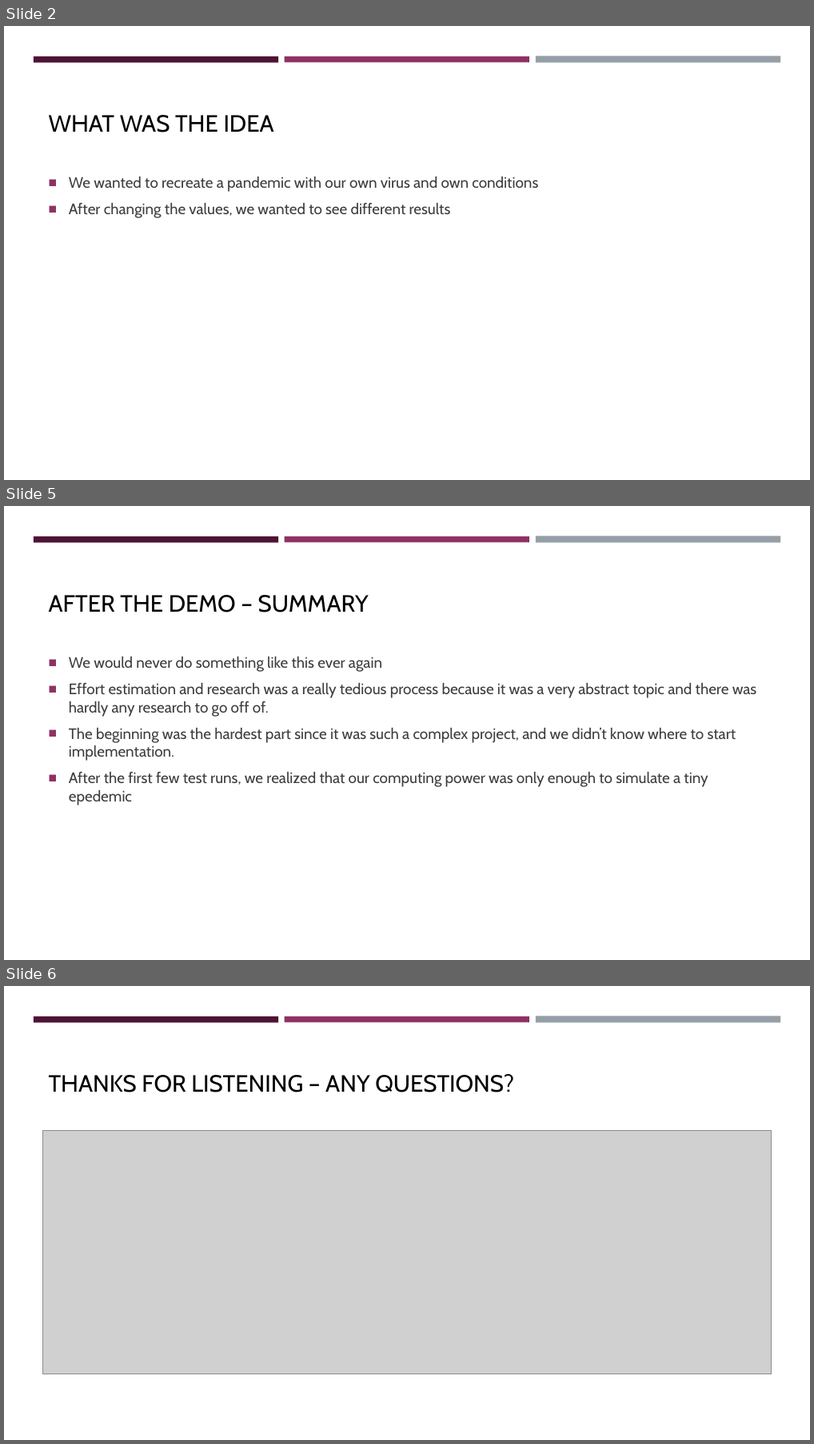
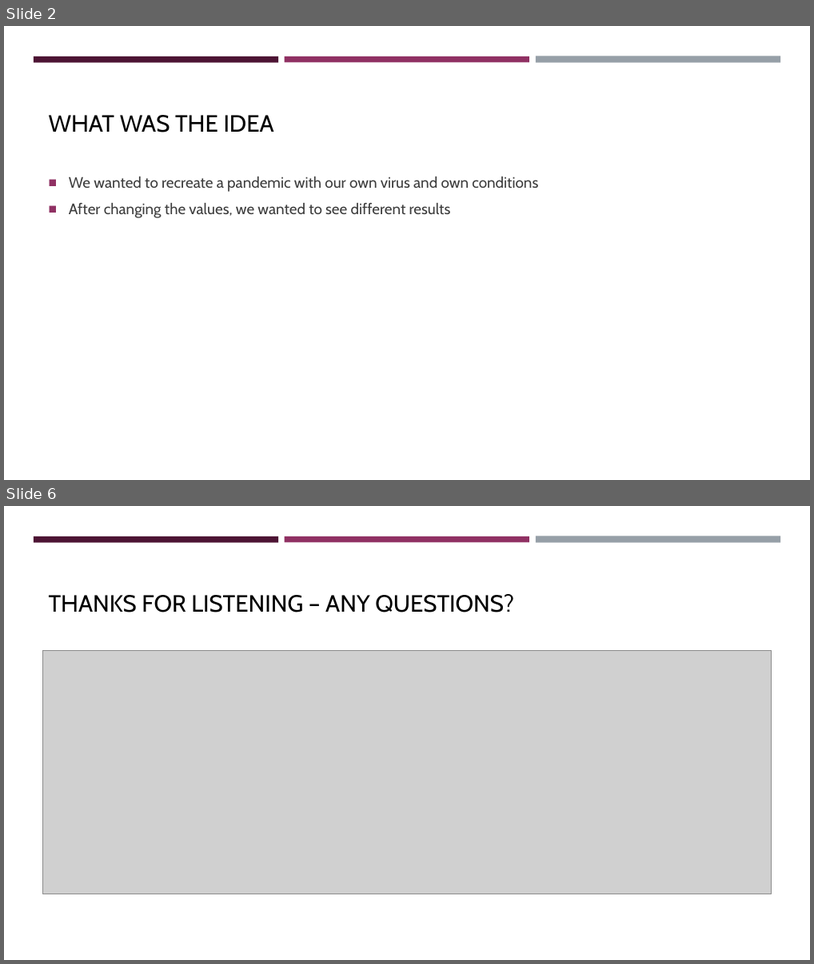
Before and after one commit to Dominik-Ortbauer/if.05.61_01-project-repository, a slide deck: 01_ProjectPlanning/Pandemic_Simulator.pptx. Shown one above the other, each under a label of ours: slides 2, 5 and 6 before the commit, slides 2 and 6 after it; the slides between them are not shown. The pictures are 814x1444 and 814x964 pixels, drawn with LibreOffice and Linux fonts; fonts in the diff are those of the drawing; grey boxes stand for pictures; background and template pictures are left out. Boxes give left, top, right and bottom in pixels: in the first picture for what was removed or moved away, otherwise in the second. Text is boxed around its words. In the diff, an @@ line names an element or a change of style, - is before the commit and + after.

```diff
--- a/01_ProjectPlanning/Pandemic_Simulator.pptx
+++ b/01_ProjectPlanning/Pandemic_Simulator.pptx
@@ slide 5 removed at box(4, 506, 810, 960), background #FFFFFF; not listed: 3 template elements that a slide beside it also shows @@
@@ title removed at box(49, 595, 369, 612) @@
-AFTER THE DEMO – SUMMARY
@@ text removed at box(69, 656, 758, 805) @@
-■ We would never do something like this ever again
-■ Effort estimation and research was a really tedious process because it was a very abstract topic and there was hardly any research to go off of.
-■ The beginning was the hardest part since it was such a complex project, and we didn’t know where to start implementation.
-■ After the first few test runs, we realized that our computing power was only enough to simulate a tiny epedemic
```
Also in this commit, not shown: 2 slides changed, 1 slide added, 4 other files.
